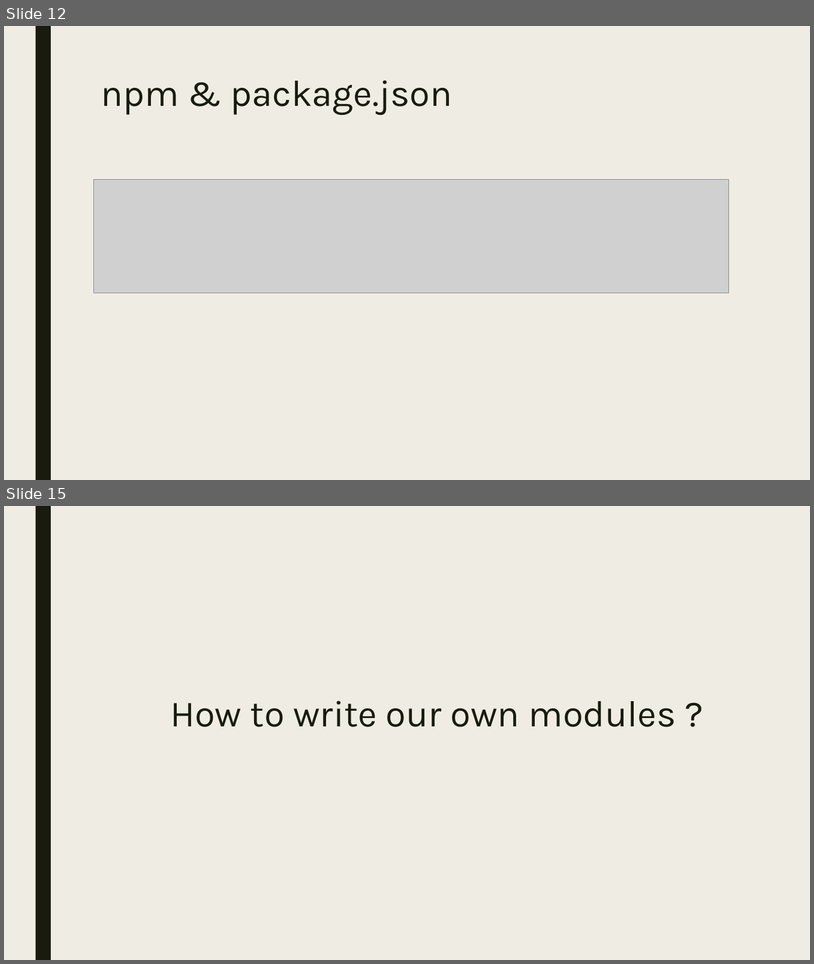
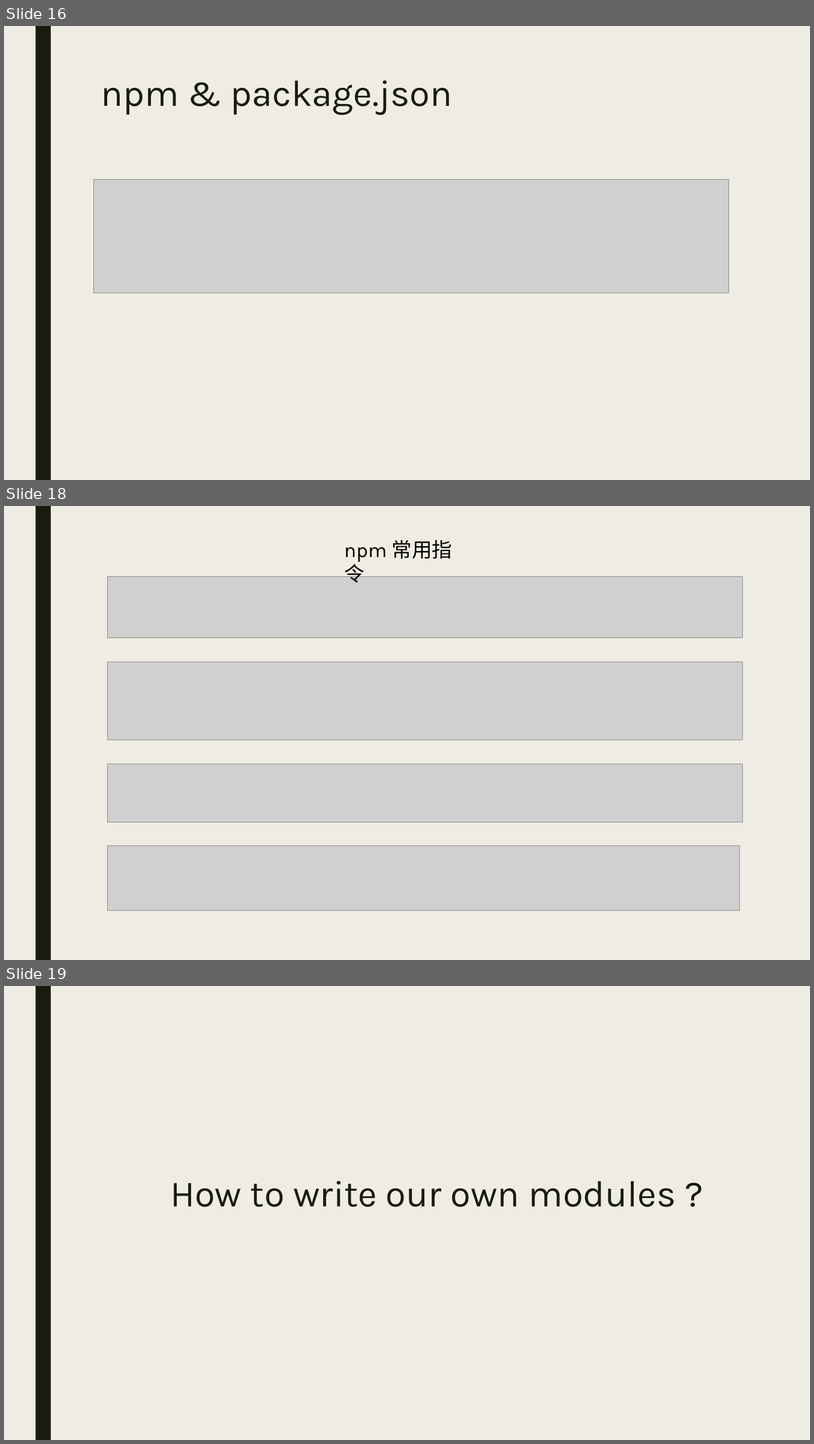
Before and after one commit to derektu/NodeTutorial, a slide deck: Presentation.pptx. Shown one above the other, each under a label of ours: slides 12 and 15 before the commit, slides 16, 18 and 19 after it; the slides between them are not shown. The pictures are 814x964 and 814x1444 pixels, drawn with LibreOffice and Linux fonts; fonts in the diff are those of the drawing; grey boxes stand for pictures. Boxes give left, top, right and bottom in pixels: in the first picture for what was removed or moved away, otherwise in the second. Text is boxed around its words. In the diff, an @@ line names an element or a change of style, - is before the commit and + after.

```diff
--- a/Presentation.pptx
+++ b/Presentation.pptx
@@ slide 18 added at [4, 506, 810, 960], background #EFEDE3; not listed: 1 template element that a slide beside it also shows @@
@@ text added at [344, 540, 453, 583], 24 pt, text #000000 @@
+npm 常用指令
@@ picture added at [107, 577, 743, 638] @@
@@ picture added at [107, 661, 743, 740] @@
@@ picture added at [107, 764, 743, 822] @@
@@ picture added at [107, 846, 740, 910] @@
@@ what was slide 12 is now slide 16 @@
@@ what was slide 15 is now slide 19 @@
```
Also in this commit, not shown: 8 slides changed, 6 other slides added, 3 slides removed.
